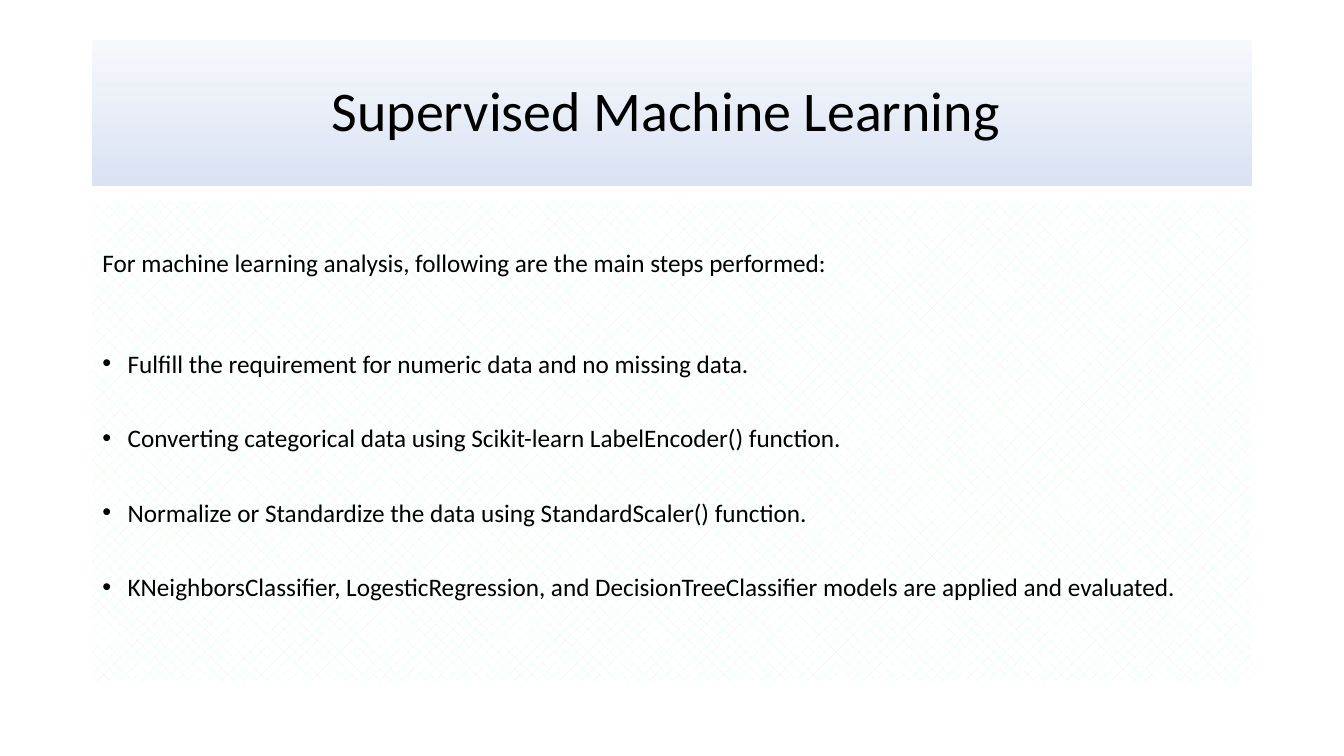
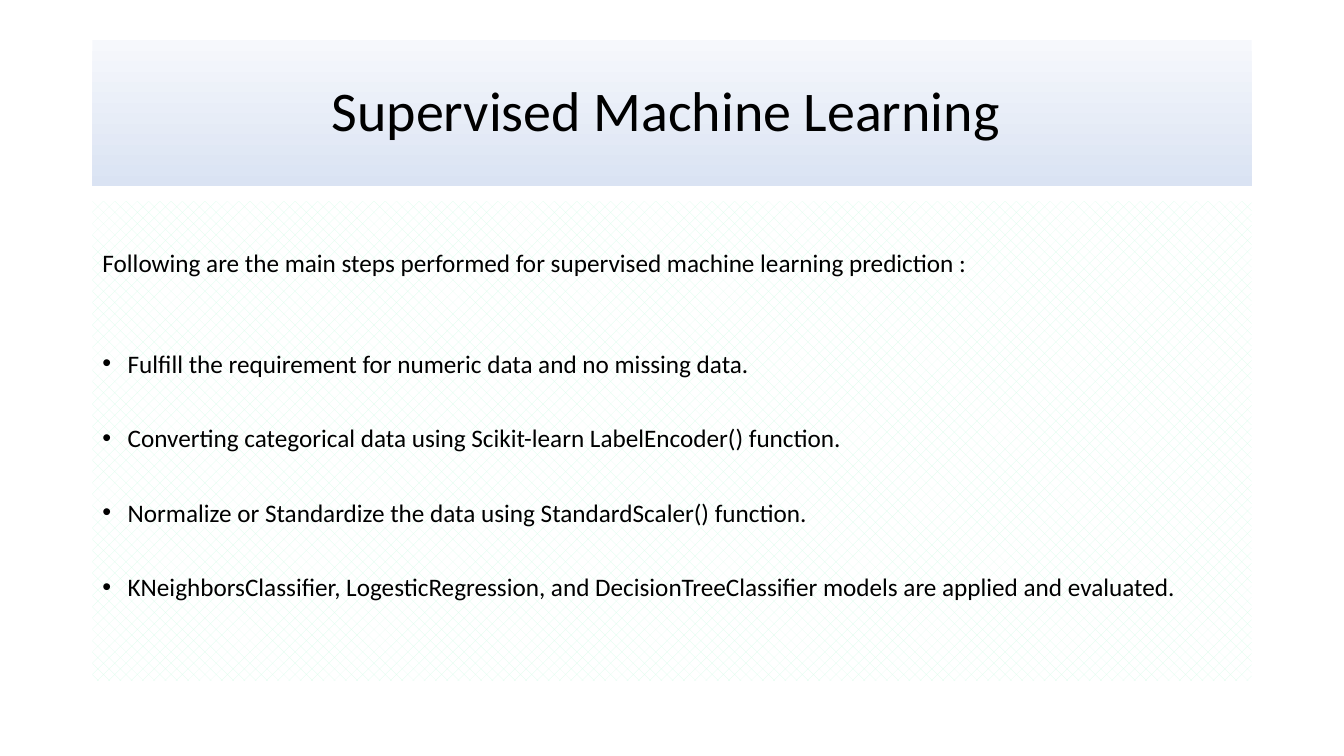
Before and after one commit to uzmabb182/Data602_Assignments, a slide deck: slide 6 of Final_Project_Data_602/Presentation_Data_602.pptx. Drawn at 1344x756 pixels with LibreOffice and Linux fonts; fonts in the diff are those of the drawing. Boxes give left, top, right and bottom in pixels: in the first picture for what was removed or moved away, otherwise in the second. Text is boxed around its words. In the diff, an @@ line names an element or a change of style, - is before the commit and + after.

```diff
--- a/Final_Project_Data_602/Presentation_Data_602.pptx
+++ b/Final_Project_Data_602/Presentation_Data_602.pptx
@@ text at bbox=[102, 254, 953, 277]: text changed @@
-For machine learning analysis, following are the main steps performed:
+Following are the main steps performed for supervised machine learning prediction :
```
Also in this commit, not shown: 6 other slides changed, 4 slides added, 1 slide removed, 1 other file.
